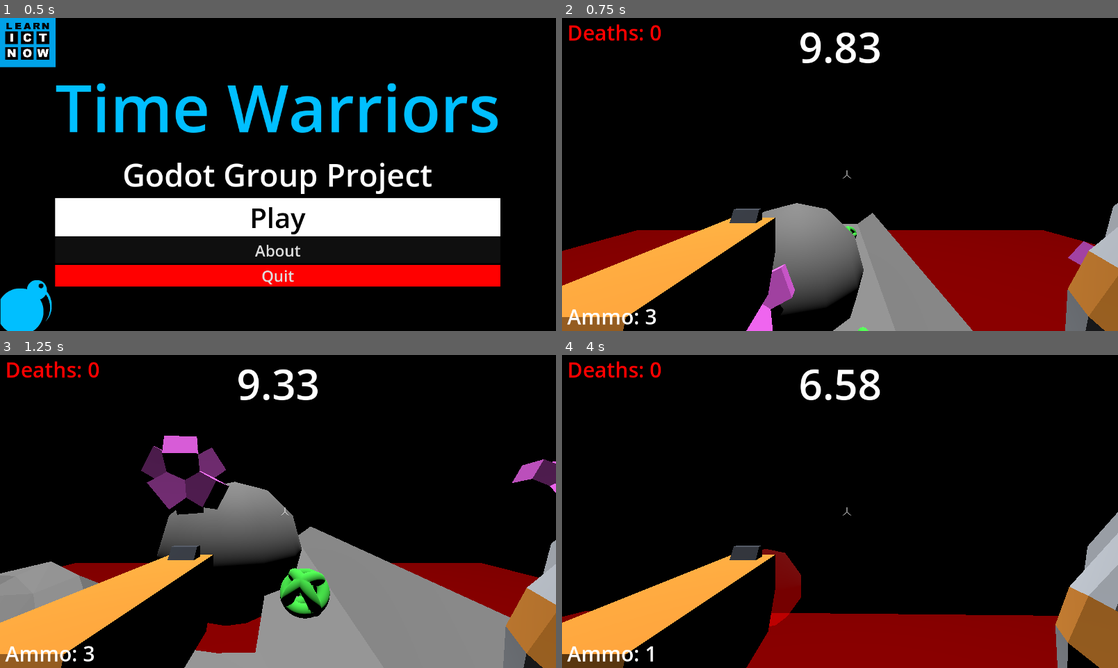
Above: before the commit, frames 1-4 (two rows, left to right).
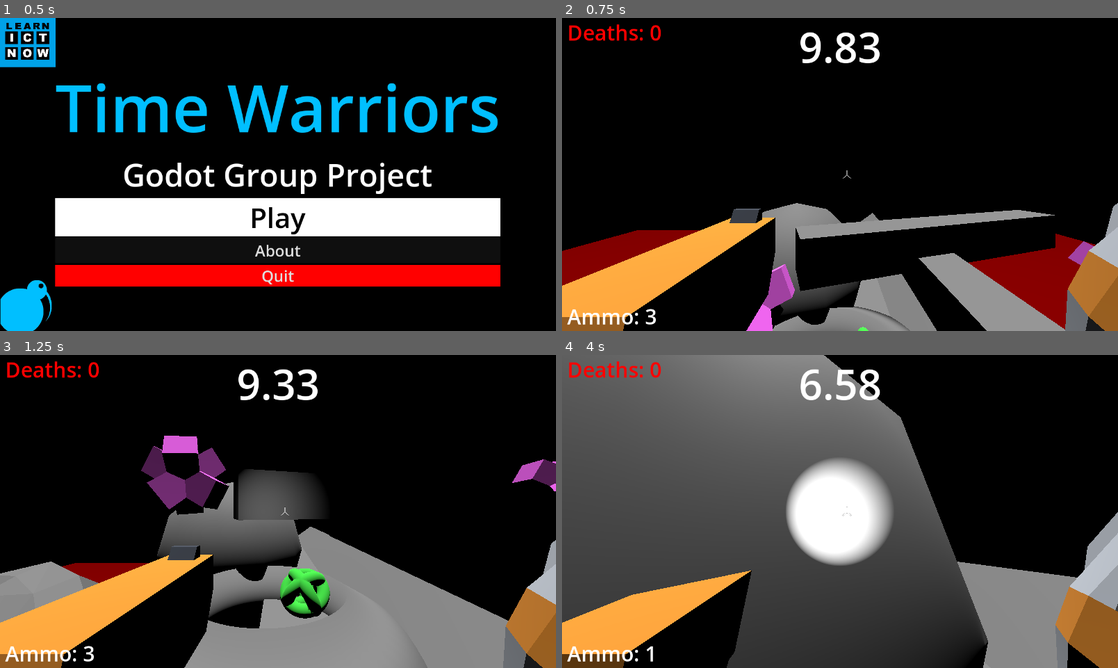
Above: after the commit, the same moments.

Repository: learnictnow/godot-fps-test-level-template
Game: Godot game, scene res://Menus/MainMenu.tscn
Same seed, same stepped clock (60 frames per second), same inputs: the game is played once before the commit and once after it.
Inputs (mouse positions are in pixels of both pictures, inside the frame that each line leads up to):
- Up to frame 1 (0.5 s): no input
- Up to frame 2 (0.75 s): click "Play" at 0.5 s
- Up to frame 3 (1.25 s): no input
- Up to frame 4 (4 s): move the mouse to (867, 511) at 1.27 s; press the mouse at (867, 511) at 1.28 s; hold W (forward) from 1.28 s (still down); tap Space (jump) at 1.52, 2.27, 3.77 s; move the mouse to (812, 511) at 2.02 s; release the mouse at (812, 511) at 2.03 s; right-click (812, 511) at 2.1 s; move the mouse to (851, 505) at 2.77 s; hold Shift (sprint) 2.78-3.53 s; move the mouse to (834, 517) at 3.52 s; click (834, 517) at 3.6 s

Frame 1 is identical in both runs. In frame 2, 11% of the frame differs, in the area x 37-91%, y 61-100%; in frame 3, 7.0%; in frame 4, 63%, in the area x 0-100%, y 0-100%.

Commit message:
Edited level
Added 3d Models

Diff:
--- a/Level/level.tscn
+++ b/Level/level.tscn
@@ -99,4 +99,24 @@
 [node name="GunTarget2" parent="." instance=ExtResource("5_2bndh")]
 transform = Transform3D(1, 0, 0, 0, 1, 0, 0, 0, 1, 4.50262, 0, -3.33994)
 
+[node name="CSGTorus3D" type="CSGTorus3D" parent="."]
+transform = Transform3D(1, 0, 0, 0, 1, 0, 0, 0, 1, -0.324233, -1.96554, -3.89957)
+use_collision = true
+inner_radius = 0.905151
+outer_radius = 3.02307
+sides = 64
+ring_sides = 3
+
+[node name="CSGBox3D" type="CSGBox3D" parent="."]
+transform = Transform3D(1, 0, 0, 0, 1, 0, 0, 0, 1, 2.20099, 0, -3.37402)
+size = Vector3(1, 1, 7.74805)
+
+[node name="CSGBox3D2" type="CSGBox3D" parent="."]
+transform = Transform3D(0.300889, 0, -0.953659, 0, 1, 0, 0.953659, 0, 0.300889, 2.64491, 0.698608, -5.57988)
+size = Vector3(1, 1, 7.74805)
+
+[node name="CSGPolygon3D" type="CSGPolygon3D" parent="."]
+transform = Transform3D(1, 0, 0, 0, 1, 0, 0, 0, 1, 0, 0, 1.4534)
+polygon = PackedVector2Array(0, 0, 0, 1, 0.480676, 1.62735, 1, 1, 1.63631, 0.368401, 0.584697, 0.654275, 1, 0, 0.470907, -0.524632)
+
 [connection signal="body_entered" from="DeathPit/Area3D" to="." method="_on_area_3d_body_entered"]
